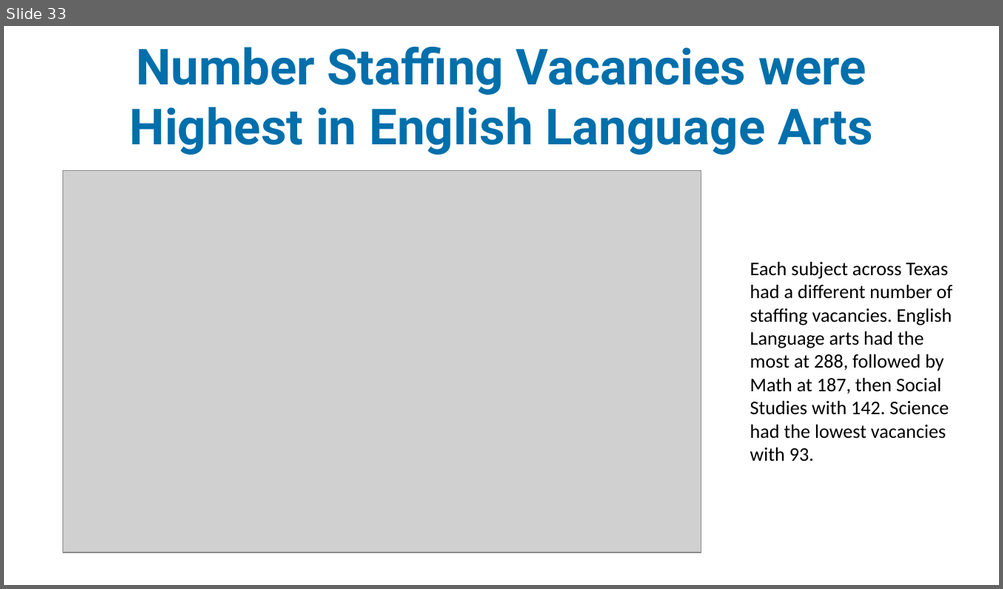
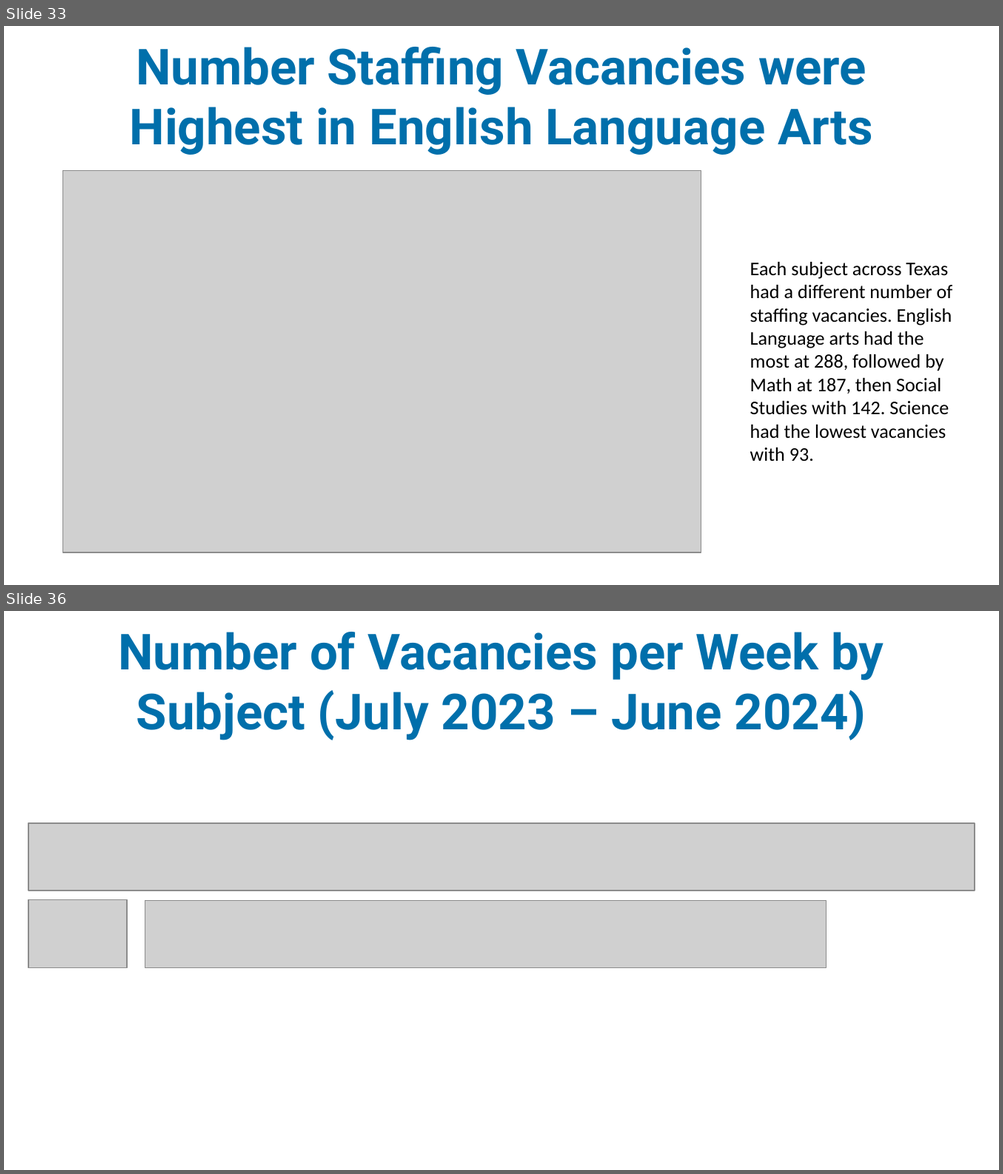
Before and after one commit to idea-analytics/Staffing_Trends_Performance_Vacancies, a slide deck: graphs/Staffing_Part1_23-24_preliminary_report.pptx. Shown one above the other, each under a label of ours: slide 33 before the commit, slides 33 and 36 after it; the slides between them are not shown. The pictures are 1003x589 and 1003x1174 pixels, drawn with LibreOffice and Linux fonts; fonts in the diff are those of the drawing; grey boxes stand for pictures; background and template pictures are left out. Boxes give left, top, right and bottom in pixels: in the first picture for what was removed or moved away, otherwise in the second. Text is boxed around its words. In the diff, an @@ line names an element or a change of style, - is before the commit and + after.

```diff
--- a/graphs/Staffing_Part1_23-24_preliminary_report.pptx
+++ b/graphs/Staffing_Part1_23-24_preliminary_report.pptx
@@ slide 36 added at box(4, 611, 999, 1170), background picture (left out) @@
@@ title added at box(119, 632, 884, 741), 36 pt, text #006FAB, bold @@
+Number of Vacancies per Week by Subject (July 2023 – June 2024)
@@ picture added at box(29, 824, 975, 891) @@
@@ picture added at box(29, 900, 128, 968) @@
@@ picture added at box(145, 900, 826, 968) @@
```
Also in this commit, not shown: 8 slides changed, 4 other slides added, 3 other files.
